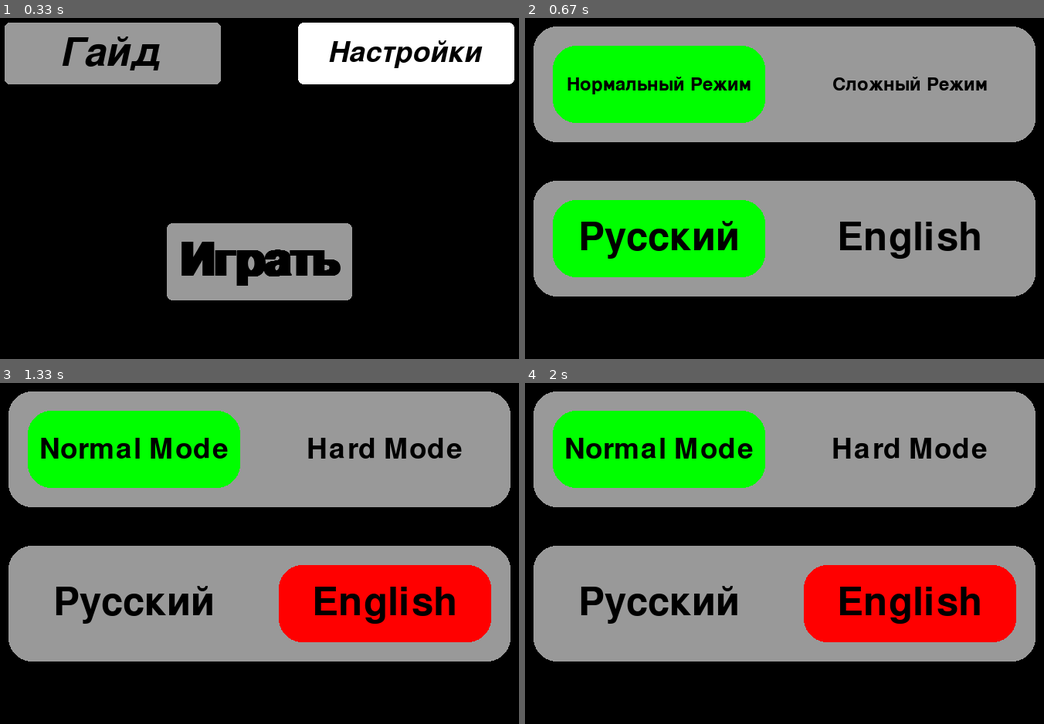
Above: before the commit, frames 1-4 (two rows, left to right).
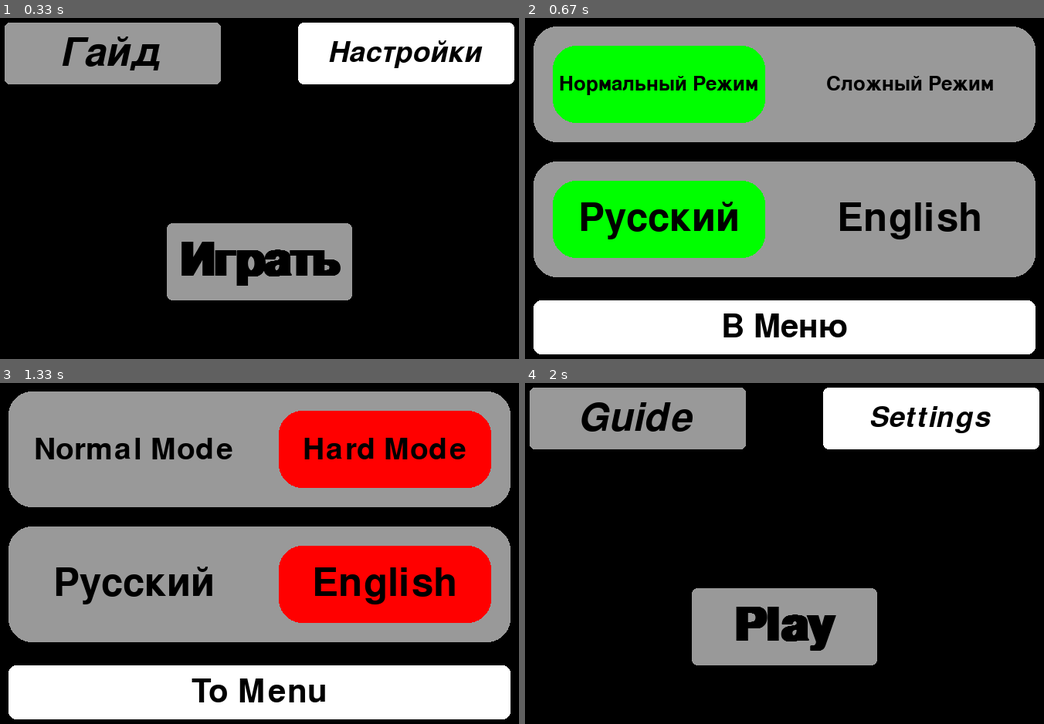
Above: after the commit, the same moments.

Repository: MMeadow9/pygameProject
Game: pygame game, started from main.py
Same seed, same stepped clock (60 frames per second), same inputs: the game is played once before the commit and once after it.
Inputs (mouse positions are in pixels of both pictures, inside the frame that each line leads up to):
- Up to frame 1 (0.33 s): no input
- Up to frame 2 (0.67 s): click "Настройки" at 0.38 s
- Up to frame 3 (1.33 s): click (264, 591) at 0.72 s; click (337, 430) at 1.05 s
- Up to frame 4 (2 s): click (981, 700) at 1.38 s; click (794, 434) at 1.72 s

Frame 1 is identical in both runs. In frame 2, 36% of the frame differs, in the area x 1-99%, y 16-99%; in frame 3, 52%; in frame 4, 58%, in the area x 0-100%, y 1-83%.

Commit message:
Добавление метода set_text в файл <switch.py>; Исправление небольших багов в <button.py>; Окончание создания настроек в <main.py>

Diff:
--- a/data/widgets/button.py
+++ b/data/widgets/button.py
@@ -4,10 +4,10 @@
 
 
 class Button:
-    def __init__(self, rect: tuple[int, int, int, int] | list[int, int, int, int],
+    def __init__(self, rect: tuple[int] | list[int],
                  text: str,
-                 back_color: pygame.Color | tuple[int, int, int] | list[int, int, int] = (255, 255, 255),
-                 text_color: pygame.Color | tuple[int, int, int] | list[int, int, int] = (0, 0, 0),
+                 back_color: pygame.Color | tuple[int] | list[int] = (255, 255, 255),
+                 text_color: pygame.Color | tuple[int] | list[int] = (0, 0, 0),
                  is_antialias: bool | int = True,
                  is_bold: bool | int = False,
                  is_italic: bool | int = False,
@@ -15,7 +15,7 @@
                  function=None,
                  fsize: int = 24,
                  font: pygame.font.Font = None,
-                 roading: int = 0):
+                 rounding: int = 0):
         """
         Создание кнопки
 
@@ -29,7 +29,7 @@
         :param font_name: Название шрифта для текста
         :param function: Функция, вызываемая при нажатии на кнопку
         :param fsize: Размер текста на кнопке
-        :param roading: закругление углов кнопки
+        :param rounding: закругление углов кнопки
         """
 
         self.rect = pygame.rect.Rect(*rect)
@@ -49,7 +49,7 @@
 
         self.font = font
 
-        self.r = roading
+        self.r = rounding
 
     def set_rect(self, rect: tuple[int, int, int, int] | list[int, int, int, int]):
         self.rect = pygame.rect.Rect(*rect)
--- a/data/widgets/switch.py
+++ b/data/widgets/switch.py
@@ -4,19 +4,19 @@
 
 
 class Switch:
-    def __init__(self, main_rect: pygame.rect.Rect | tuple[int, int, int, int] | list[int, int, int, int],
-                 back_color: pygame.color.Color | tuple[int, int, int] | list[int, int, int],
+    def __init__(self, main_rect: pygame.rect.Rect | tuple[int] | list[int],
+                 back_color: pygame.color.Color | tuple[int] | list[int],
                  text1: str,
                  text2: str,
-                 option_rects: tuple[pygame.rect.Rect, pygame.rect.Rect]
-                               | tuple[tuple[int, int, int, int], tuple[int, int, int, int]]
-                               | tuple[list[int, int, int, int]],
-                 option_color: pygame.color.Color | tuple[int, int, int] | list[int, int, int] = (255, 0, 0),
+                 option_rects: tuple[pygame.rect.Rect, pygame.rect.Rect] | tuple[tuple[int]]
+                               | list[tuple[int]] | list[list[int]]
+                               | tuple[list[int]],
+                 option_color: pygame.color.Color | tuple[int] | list[int] = (255, 0, 0),
                  rounding: int = 5,
                  font_name: str = None,
                  font: pygame.font.Font = None,
                  fsize: int = 20,
-                 second_option_color: pygame.color.Color | tuple[int, int, int] | list[int, int, int] = None):
+                 second_option_color: pygame.color.Color | tuple[int] | list[int] = None):
 
         self.main_rect = main_rect if type(main_rect) not in (tuple, list) else pygame.rect.Rect(*main_rect)
         self.back_color = back_color
@@ -78,3 +78,7 @@
                         self.option_rects[1].centerx - image2.get_width() // 2,
                         self.option_rects[1].centery - image2.get_height() // 2
                     ))
+
+    def set_text(self, text1: str, text2: str):
+        self.text1 = text1
+        self.text2 = text2
--- a/main.py
+++ b/main.py
@@ -38,13 +38,19 @@
 
     def to_menu(self):
 
-        button_play = Button((230, 280, 240, 100), "Играть", is_bold=True, fsize=90, roading=7,
+        button_play = Button((230, 280, 240, 100),
+                             {0: "Играть", 1: "Play"}[self.language],
+                             is_bold=True, fsize=90, rounding=7,
                              back_color=[153] * 3)
 
-        button_settings = Button((400, 20, 280, 80), "Настройки", fsize=55, roading=7, is_italic=True,
+        button_settings = Button((400, 20, 280, 80),
+                                 {0: "Настройки", 1: "Settings"}[self.language],
+                                 fsize=55, rounding=7, is_italic=True,
                                  function=self.to_settings)
 
-        button_guide = Button((20, 20, 280, 80), "Гайд", fsize=75, roading=6, is_italic=True,
+        button_guide = Button((20, 20, 280, 80),
+                              {0: "Гайд", 1: "Guide"}[self.language],
+                              fsize=75, rounding=6, is_italic=True,
                               back_color=[153] * 3)
 
         while True:
@@ -56,12 +62,6 @@
                     exit()
                 if e.type == pygame.MOUSEBUTTONDOWN:
                     button_settings.check_click(e.pos)
-
-            [Spark(self.all_sprites, (350, 1000), (700, 500)) for _ in range(3)]
-
-            self.all_sprites.draw(self.w)
-            self.all_sprites.update()
-
             button_play.draw(self.w)
             button_settings.draw(self.w)
             button_guide.draw(self.w)
@@ -72,44 +72,49 @@
     def to_settings(self):
         self.all_sprites = pygame.sprite.Group()
 
-        mode_switch = Switch((25, 25, 650, 150), [153] * 3,
+        switch_mode = Switch((25, 25, 650, 150), [153] * 3,
                              {0: "Нормальный Режим", 1: "Normal Mode"}[self.language],
                              {0: "Сложный Режим", 1: "Hard Mode"}[self.language],
                              [
             [50, 50, 275, 100],
             [375, 50, 275, 100]
-        ], rounding=30, option_color=(0, 255, 0), second_option_color=(255, 0, 0), fsize={0: 35, 1 :55}[self.language])
+        ], rounding=30, option_color=(0, 255, 0), second_option_color=(255, 0, 0), fsize={0: 37, 1: 58}[self.language])
 
-        lang_switch = Switch((25, 225, 650, 150), [153] * 3, "Русский", "English", [
-            [50, 250, 275, 100],
-            [375, 250, 275, 100]
+        switch_lang = Switch((25, 200, 650, 150), [153] * 3, "Русский", "English", [
+            [50, 225, 275, 100],
+            [375, 225, 275, 100]
         ], rounding=30, option_color=(0, 255, 0), second_option_color=(255, 0, 0), fsize=75)
 
+        button_menu = Button((25, 380, 650, 70),
+                             {0: "В Меню", 1: "To Menu"}[self.language],
+                             fsize=62, rounding=10, function=self.to_menu)
+
+
+
         while True:
-            mode_switch = Switch((25, 25, 650, 150), [153] * 3,
-                                 {0: "Нормальный Режим", 1: "Normal Mode"}[self.language],
-                                 {0: "Сложный Режим", 1: "Hard Mode"}[self.language],
-                                 [
-                                     [50, 50, 275, 100],
-                                     [375, 50, 275, 100]
-                                 ], rounding=30, option_color=(0, 255, 0), second_option_color=(255, 0, 0),
-                                 fsize={0: 35, 1: 55}[self.language])
+            switch_mode.set_text({0: "Нормальный Режим", 1: "Normal Mode"}[self.language],
+                                 {0: "Сложный Режим", 1: "Hard Mode"}[self.language])
+
+            switch_mode.fsize = {0: 38, 1: 58}[self.language]
+
+            button_menu.set_text({0: "В Меню", 1: "To Menu"}[self.language])
 
             self.w.fill((0, 0, 0))
             for e in pygame.event.get():
                 if e.type == pygame.QUIT:
                     exit()
                 if e.type == pygame.MOUSEBUTTONDOWN:
-                    mode_switch.check_click(e.pos)
-                    lang_switch.check_click(e.pos)
+                    switch_mode.check_click(e.pos)
+                    switch_lang.check_click(e.pos)
+                    button_menu.check_click(e.pos)
 
-            self.language = lang_switch.get_selected()
+            self.language = switch_lang.get_selected()
+            self.mode = switch_mode.get_selected()
 
-            self.all_sprites.draw(self.w)
-            self.all_sprites.update()
+            switch_mode.draw(self.w)
+            switch_lang.draw(self.w)
 
-            mode_switch.draw(self.w)
-            lang_switch.draw(self.w)
+            button_menu.draw(self.w)
 
             pygame.display.update()
             clock.tick(FPS)
